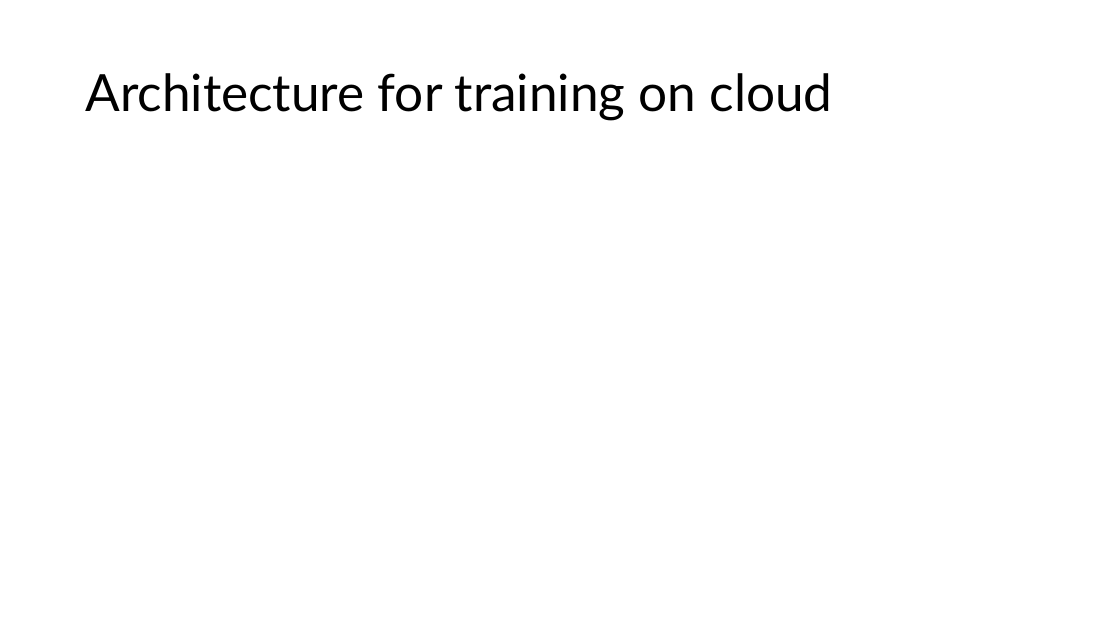
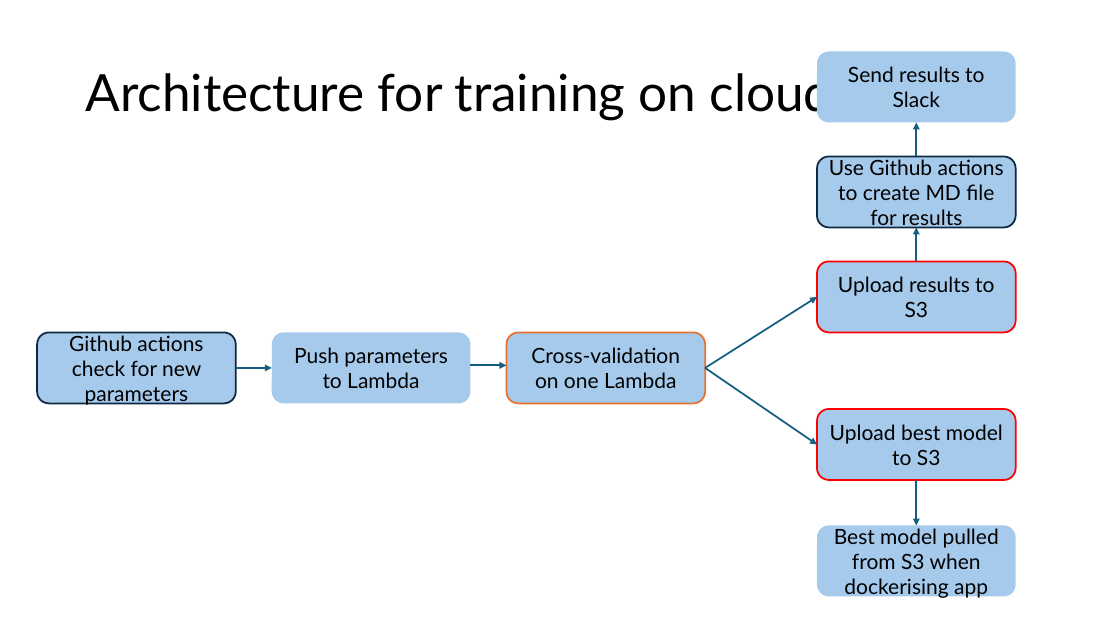
Before and after one commit to ziyu-toh/hdb-resale-prediction, a slide deck: slide 8 of docs/Architecture Overview.pptx. Drawn at 1120x630 pixels with LibreOffice and Linux fonts; fonts in the diff are those of the drawing. Boxes give left, top, right and bottom in pixels: in the first picture for what was removed or moved away, otherwise in the second. Text is boxed around its words. In the diff, an @@ line names an element or a change of style, - is before the commit and + after.

```diff
--- a/docs/Architecture Overview.pptx
+++ b/docs/Architecture Overview.pptx
@@ rounded rectangle added at (818, 51, 1017, 123), fill #A6CAEC, 18 pt, text #000000 @@
+Send results to Slack
@@ arrow added from (917, 156) to (917, 123), #156082 1.5 pt @@
@@ rounded rectangle added at (818, 156, 1017, 228), fill #A6CAEC, outline #0E2841 1.5 pt, 18 pt, text #000000 @@
+Use Github actions to create MD file for results
@@ arrow added from (917, 261) to (917, 228), #156082 1.5 pt @@
@@ rounded rectangle added at (818, 261, 1017, 333), fill #A6CAEC, outline #FF0000 1.5 pt, 18 pt, text #000000 @@
+Upload results to S3
@@ arrow added from (705, 368) to (818, 297), #156082 1.5 pt @@
@@ rounded rectangle added at (37, 333, 236, 404), fill #A6CAEC, outline #0E2841 1.5 pt, 18 pt, text #000000 @@
+Github actions check for new parameters
@@ rounded rectangle added at (272, 333, 471, 404), fill #A6CAEC, 18 pt, text #000000 @@
+Push parameters to Lambda
@@ rounded rectangle added at (507, 333, 706, 404), fill #A6CAEC, outline #E97132 1.5 pt, 18 pt, text #000000 @@
+Cross-validation on one Lambda
@@ arrow added from (236, 368) to (272, 368), #156082 1.5 pt @@
@@ arrow added from (471, 365) to (507, 365), #156082 1.5 pt @@
@@ arrow added from (705, 368) to (818, 444), #156082 1.5 pt @@
@@ rounded rectangle added at (818, 409, 1017, 481), fill #A6CAEC, outline #FF0000 1.5 pt, 18 pt, text #000000 @@
+Upload best model to S3
@@ arrow added from (917, 480) to (917, 526), #156082 1.5 pt @@
@@ rounded rectangle added at (818, 526, 1017, 597), fill #A6CAEC, 18 pt, text #000000 @@
+Best model pulled from S3 when dockerising app
```
Also in this commit, not shown: 1 other slide changed, 4 other files.
